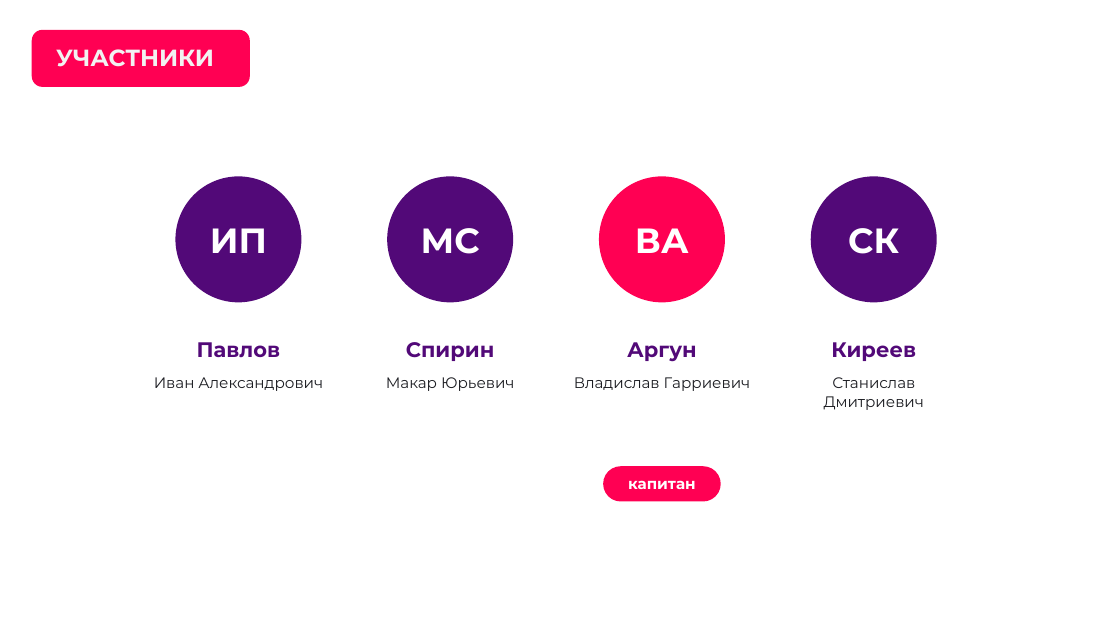
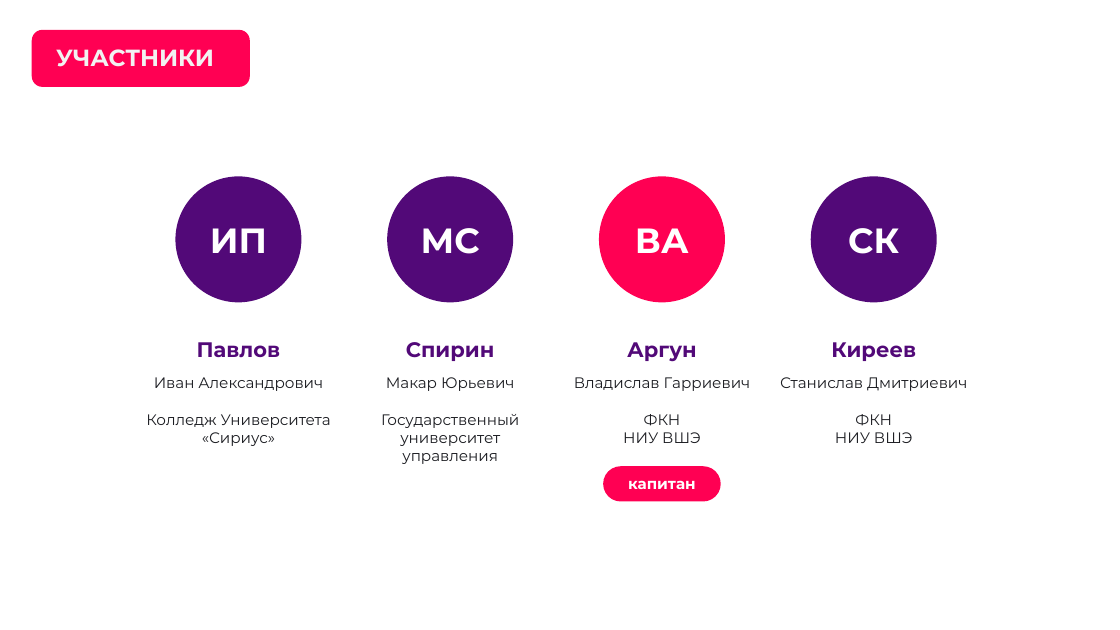
Before and after one commit to ivanpabl/hakatanon_lidar, a slide deck: slide 3 of presentation/ЛЦТ2026_Кейс5_tunnel_od.pptx. Drawn at 1120x630 pixels with LibreOffice and Linux fonts; fonts in the diff are those of the drawing; background and template pictures are left out. Boxes give left, top, right and bottom in pixels: in the first picture for what was removed or moved away, otherwise in the second. Text is boxed around its words. In the diff, an @@ line names an element or a change of style, - is before the commit and + after.

```diff
--- a/presentation/ЛЦТ2026_Кейс5_tunnel_od.pptx
+++ b/presentation/ЛЦТ2026_Кейс5_tunnel_od.pptx
@@ text "Станислав Дмитриевич": place and size @@
-text "Станислав Дмитриевич" at [824, 377, 924, 410]
+text "Станислав Дмитриевич" at [780, 377, 967, 443]
@@ text at [146, 414, 331, 446]: paragraph added @@
+Колледж Университета «Сириус»
@@ text at [381, 414, 519, 464]: paragraph added @@
+Государственный университет управления
@@ text at [623, 414, 701, 443]: paragraphs added @@
+ФКН
+НИУ ВШЭ
@@ text at [835, 414, 913, 443]: paragraph added @@
+ФКН
+НИУ ВШЭ
```
Also in this commit, not shown: 11 other slides changed, 2 other files.
